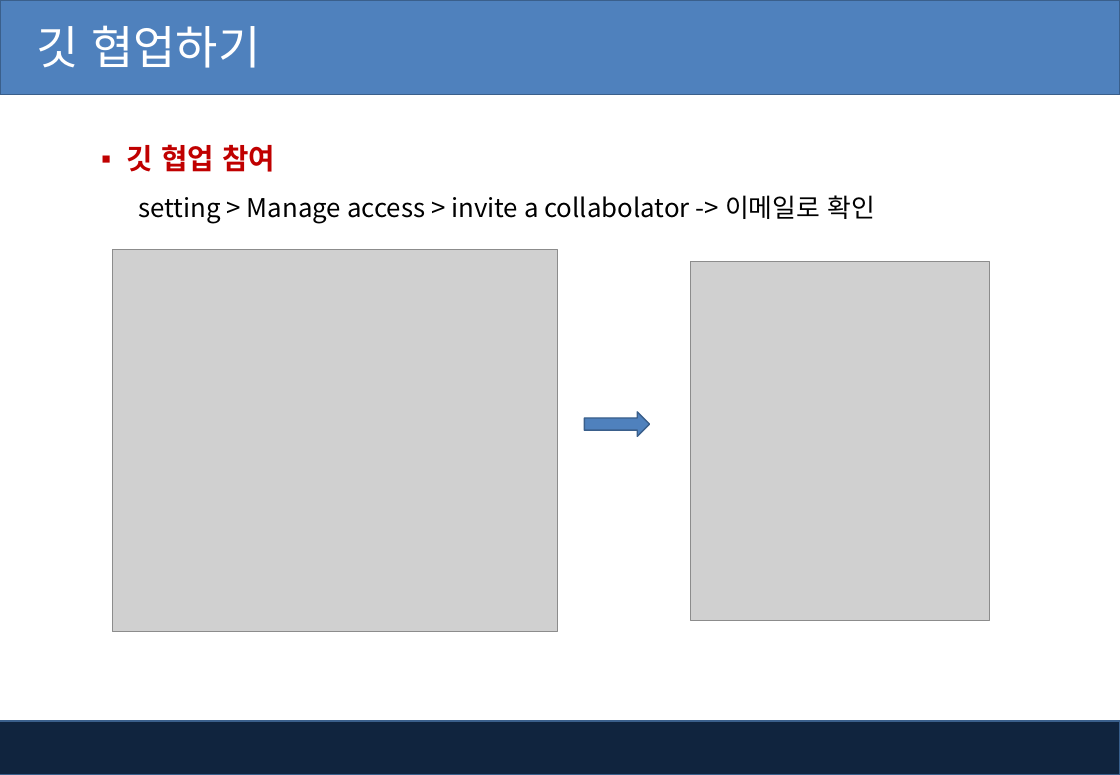
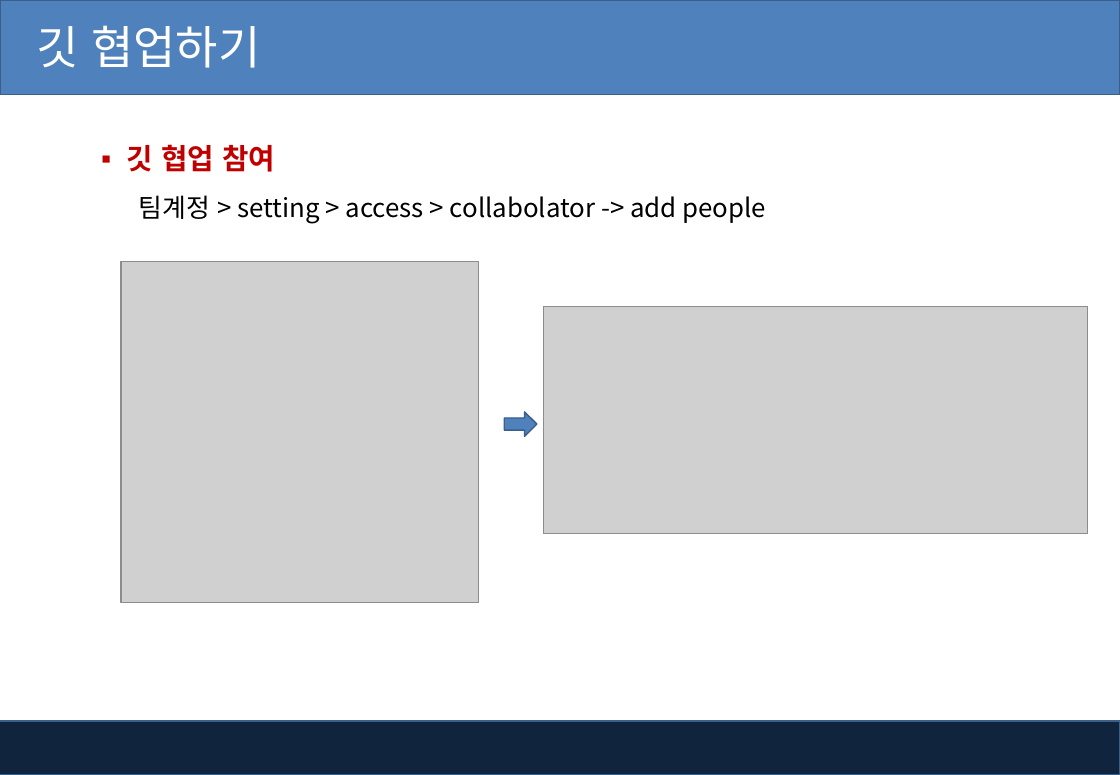
Before and after one commit to kiyongee2/green_project_web, a slide deck: slide 17 of html-css_ppt/GIT_github.pptx (slide 19 before the commit). Drawn at 1120x775 pixels with LibreOffice and Linux fonts; fonts in the diff are those of the drawing; grey boxes stand for pictures; background and template pictures are left out. Boxes give left, top, right and bottom in pixels: in the first picture for what was removed or moved away, otherwise in the second. Text is boxed around its words. In the diff, an @@ line names an element or a change of style, - is before the commit and + after.

```diff
--- a/html-css_ppt/GIT_github.pptx
+++ b/html-css_ppt/GIT_github.pptx
@@ text at [139,195,767,223]: text changed @@
-setting > Manage access > invite a collabolator -> 이메일로 확인
+팀계정 > setting > access > collabolator -> add people
@@ picture: place and size @@
-picture at [113,249,557,632]
+picture at [121,262,479,603]
@@ picture removed at [691,262,990,622] @@
@@ picture added at [544,306,1088,534] @@
@@ right arrow: place and size @@
-right arrow at [584,413,649,437]
+right arrow at [505,413,537,437]
```
Also in this commit, not shown: 1 other slide changed, 2 slides added, 2 slides removed, 2 other files.
